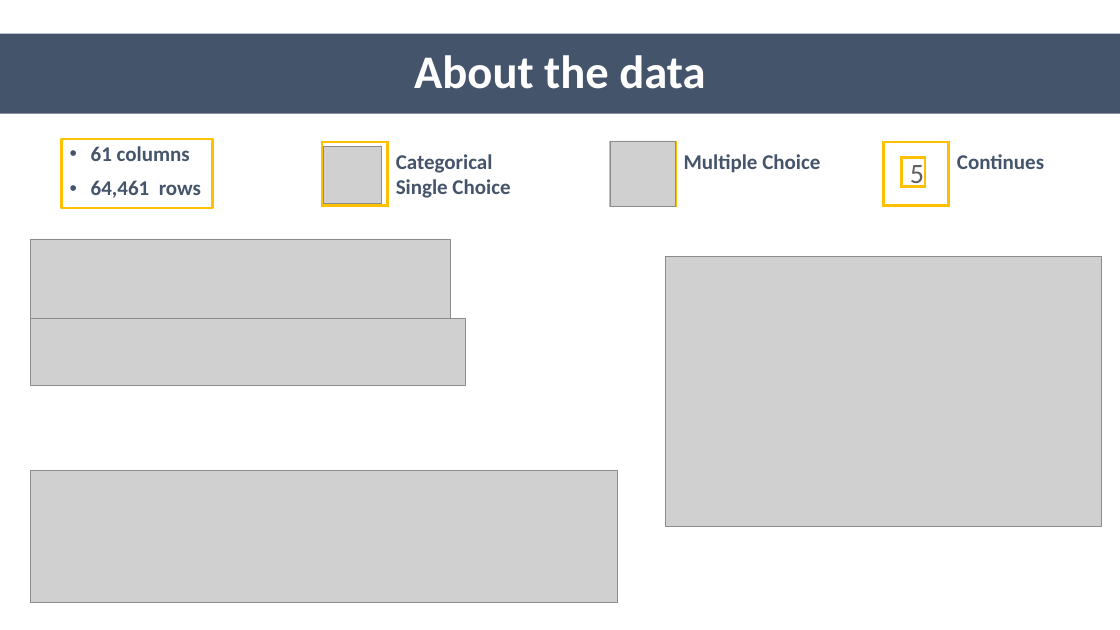
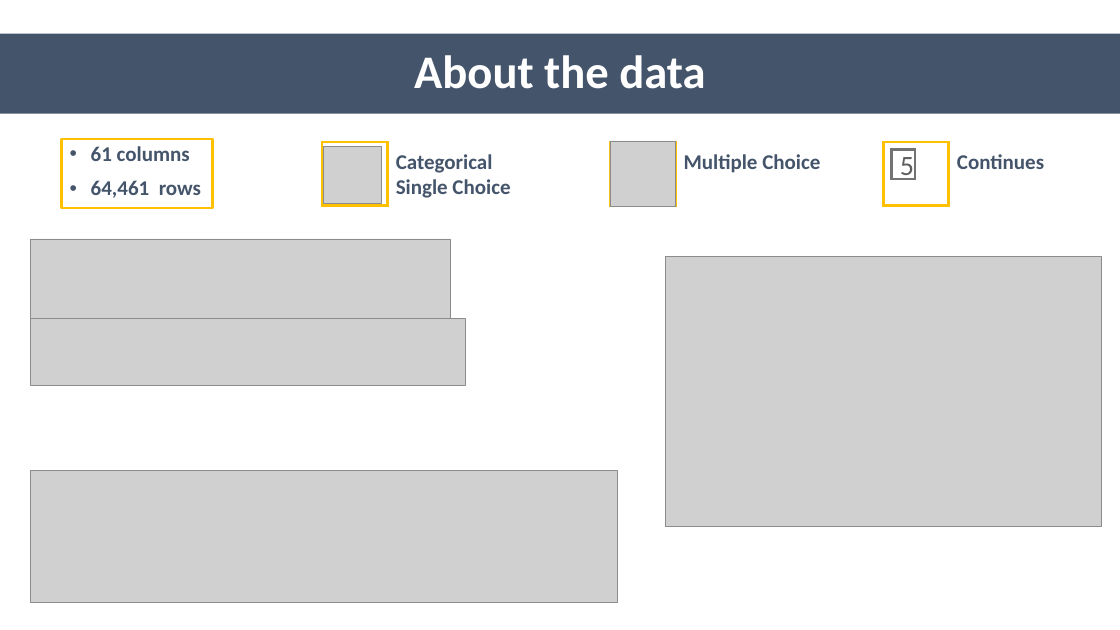
Before and after one commit to erdemsirel/ozu_data_science, a slide deck: slide 3 of DS 555 - Data Science & Strategy/ds555-project/references/Presentation.pptx. Drawn at 1120x630 pixels with LibreOffice and Linux fonts; fonts in the diff are those of the drawing; grey boxes stand for pictures. Boxes give left, top, right and bottom in pixels: in the first picture for what was removed or moved away, otherwise in the second. Text is boxed around its words. In the diff, an @@ line names an element or a change of style, - is before the commit and + after.

```diff
--- a/DS 555 - Data Science & Strategy/ds555-project/references/Presentation.pptx
+++ b/DS 555 - Data Science & Strategy/ds555-project/references/Presentation.pptx
@@ rectangle "5": place and size @@
-rectangle "5" at (902, 157, 925, 187)
+rectangle "5" at (891, 150, 915, 179)
@@ rectangle "5" at (891, 150, 915, 179): outline #FFC000 2.25 pt to #737373 2.25 pt @@
```
Also in this commit, not shown: 1 other slide changed, 1 slide added, 2 other files.
